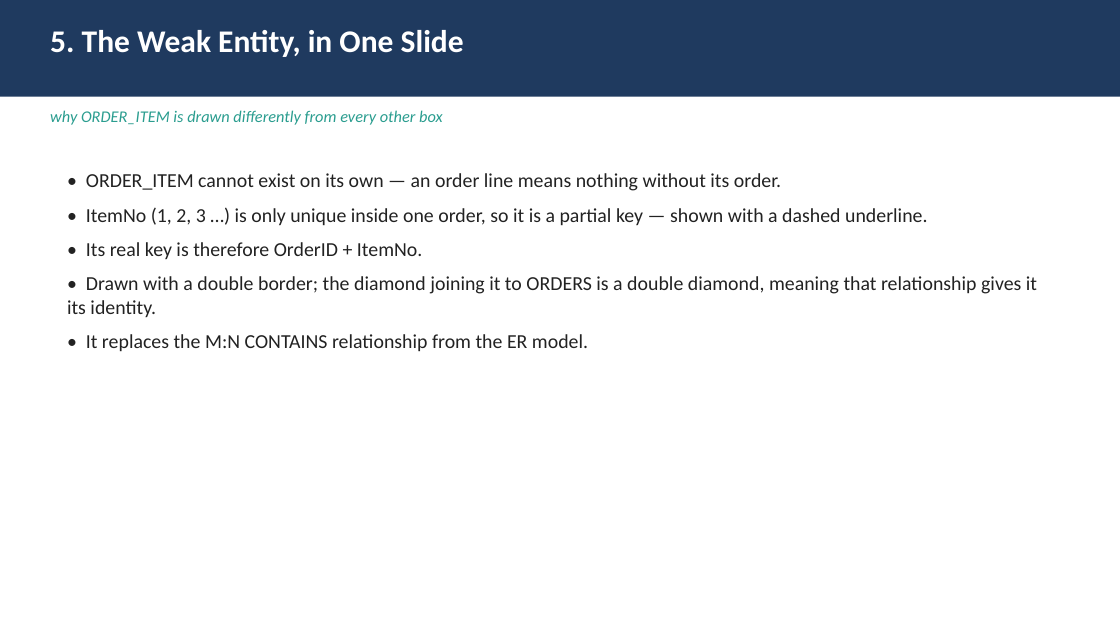
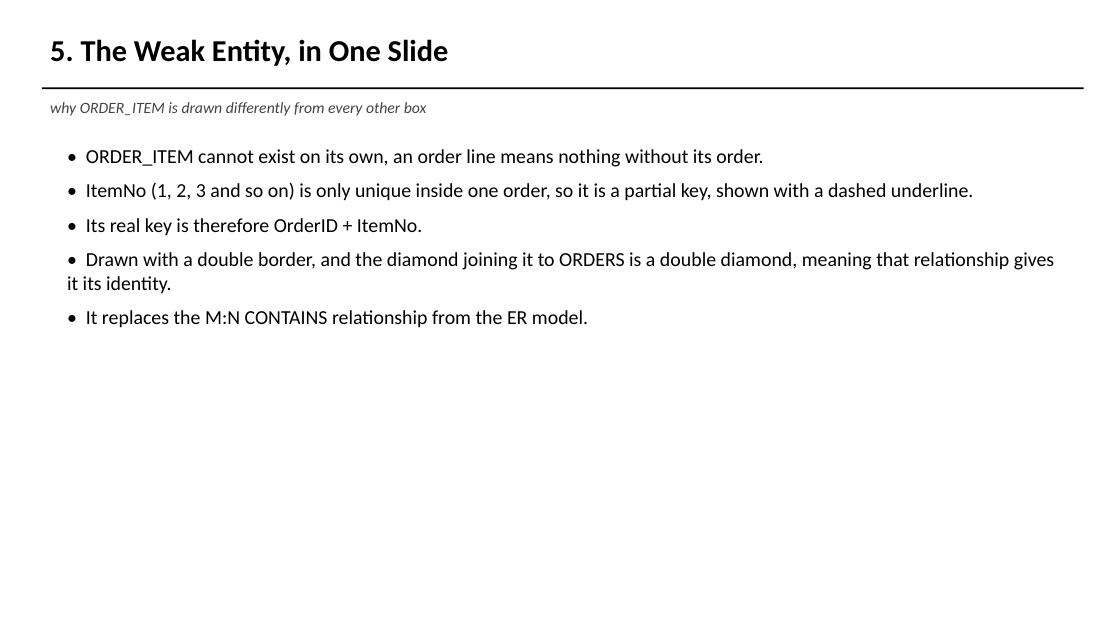
Before and after one commit to AviDhandhania/warehouse-supply-chain-dbms, a slide deck: slide 11 of presentation/DA1_Presentation.pptx. Drawn at 1120x630 pixels with LibreOffice and Linux fonts; fonts in the diff are those of the drawing. Boxes give left, top, right and bottom in pixels: in the first picture for what was removed or moved away, otherwise in the second. Text is boxed around its words. In the diff, an @@ line names an element or a change of style, - is before the commit and + after.

```diff
--- a/presentation/DA1_Presentation.pptx
+++ b/presentation/DA1_Presentation.pptx
@@ text "5. The Weak Entity, in ...": place and size @@
-text "5. The Weak Entity, in ..." at bbox=[50, 30, 464, 57]
+text "5. The Weak Entity, in ..." at bbox=[50, 39, 449, 66]
@@ text "5. The Weak Entity, in ..." at bbox=[50, 39, 449, 66]: size 27 to 26 pt, text colour #FFFFFF to #000000 @@
@@ rectangle: place and size @@
-rectangle at bbox=[0, 0, 1120, 97]
+rectangle at bbox=[42, 87, 1084, 89]
@@ rectangle at bbox=[42, 87, 1084, 89]: fill #1F3A5F to #000000 @@
@@ text "why ORDER_ITEM is drawn differently ...": place and size @@
-text "why ORDER_ITEM is drawn differently ..." at bbox=[50, 110, 443, 125]
+text "why ORDER_ITEM is drawn differently ..." at bbox=[50, 102, 427, 116]
@@ text "why ORDER_ITEM is drawn differently ..." at bbox=[50, 102, 427, 116]: size 14 to 13.5 pt, text colour #2A9D8F to #444444 @@
@@ text "• ORDER_ITEM cannot exist on ...": place and size @@
-text "• ORDER_ITEM cannot exist on ..." at bbox=[67, 173, 1037, 352]
+text "• ORDER_ITEM cannot exist on ..." at bbox=[67, 149, 1054, 328]
@@ text at bbox=[86, 149, 974, 201]: text changed; text colour #222222 to #000000 @@
-• ORDER_ITEM cannot exist on its own — an order line means nothing without its order.
-• ItemNo (1, 2, 3 …) is only unique inside one order, so it is a partial key — shown with a dashed underline.
+• ORDER_ITEM cannot exist on its own, an order line means nothing without its order.
+• ItemNo (1, 2, 3 and so on) is only unique inside one order, so it is a partial key, shown with a dashed underline.
@@ text at bbox=[86, 218, 588, 328]: text colour #222222 to #000000 in "• Its real key is therefore OrderID ...", "• It replaces the M:N CONTAINS relationship ..." @@
@@ text at bbox=[67, 252, 1054, 294]: text changed; text colour #222222 to #000000 @@
-• Drawn with a double border; the diamond joining it to ORDERS is a double diamond, meaning that relationship gives it its identity.
+• Drawn with a double border, and the diamond joining it to ORDERS is a double diamond, meaning that relationship gives it its identity.
```
Also in this commit, not shown: 16 other slides changed, 16 slides added, 5 slides removed, 14 other files.
